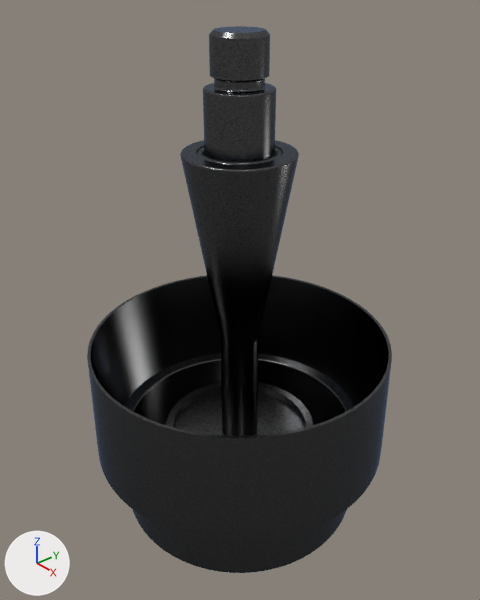
The Blender file HydrospringRubber.blend as it was, and as the next commit left it.
The view is the same before and after, from a 50 mm camera at (12.06, -10.48, 8.68) aimed at (0.0, 0.02, -0.04). Lighting does not change. The marker at lower left points along +X, +Y and +Z.

In view in the first picture: 'BezierCircle', 'BezierCircle.001', 'BezierCircle.002'.
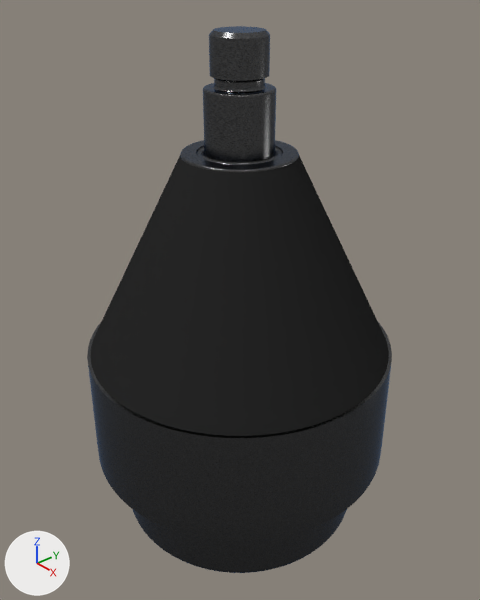
Commit message: Trace rubber spring

The change, as a diff of the scene's bpy script:
```diff
--- a/HydrospringRubber.blend.py
+++ b/HydrospringRubber.blend.py
@@ mat_material @@
+mat_material = diffuse_material('Material')
+mat_material.base_color = (0.022, 0.022, 0.022)  # black #292929
@@ cu_beziercircle_003 @@
+cu_beziercircle_003 = bpy.data.curves.new('BezierCircle.003', 'CURVE')
+cu_beziercircle_003.dimensions = '3D'
+_sp = cu_beziercircle_003.splines.new('BEZIER'); _sp.bezier_points.add(3)
+_sp.bezier_points.foreach_set('co', [0.54, -1.134, 0.0, 1.439, 4.023, 0.0, 4.13, -1.302, 0.0, 3.641, -4.104, 0.0])
+_sp.bezier_points.foreach_set('handle_left', [1.574, -2.124, 0.0, 1.139, 2.304, 0.0, 3.233, 0.473, 0.0, 3.804, -3.17, 0.0])
+_sp.bezier_points.foreach_set('handle_right', [0.84, 0.585, 0.0, 2.336, 2.248, 0.0, 3.967, -2.236, 0.0, 2.607, -3.114, 0.0])
+for _p, _l, _r in zip(_sp.bezier_points, ['VECTOR', 'VECTOR', 'VECTOR', 'VECTOR'], ['VECTOR', 'VECTOR', 'VECTOR', 'VECTOR']): _p.handle_left_type = _l; _p.handle_right_type = _r
+_sp.order_u = 0
+_sp.order_v = 0
+_sp.use_cyclic_u = True
+cu_beziercircle_003.materials.append(mat_material)  # black #292929
+cu_beziercircle_003.use_path = True
+cu_beziercircle_003.use_path_clamp = True
+cu_beziercircle_003.bevel_resolution = 0
+cu_beziercircle_003.fill_mode = 'HALF'
@@ ob_beziercircle_003 @@
+ob_beziercircle_003 = bpy.data.objects.new('BezierCircle.003', cu_beziercircle_003)
+ob_beziercircle_003.location = (0.0, 0.0, 0.0)
+ob_beziercircle_003.rotation_euler = (1.571, 0.0, 0.0)  # degrees (90, 0, 0)
+_m = ob_beziercircle_003.modifiers.new('Screw', 'SCREW')
+_m.steps = 64
+_m.render_steps = 64
+_m.axis = 'Y'
+_m.merge_threshold = 0.0
+_m = ob_beziercircle_003.modifiers.new('EdgeSplit', 'EDGE_SPLIT')
+_m.split_angle = 0.262
```

Changed parts and their boxes (x1, y1, x2, y2) in the pictures (480 x 600 px):
'BezierCircle.003', added (black)
    after: (90, 156, 389, 436)
'BezierCircle', unchanged, covered by the edit
    before: (166, 26, 313, 436)
    after: (180, 26, 299, 172)
